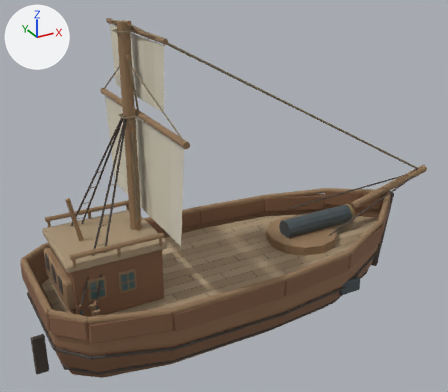
One commit to the glTF model public/art/world3d/ships/warship.glb: the scene before it, then after it.
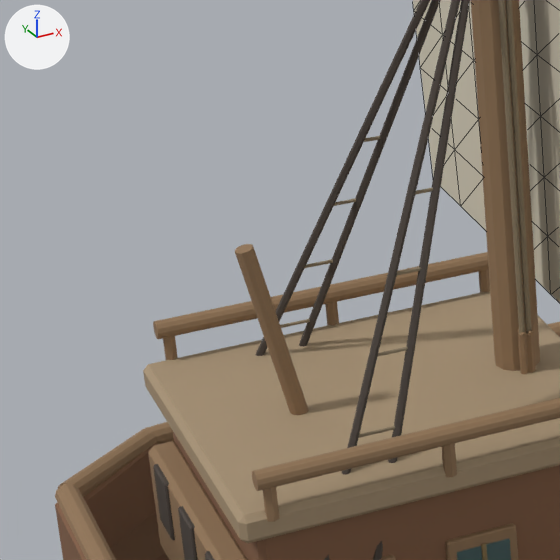
Old and new are each drawn whole from a camera (50 mm lens) standing at (-118.8, -204.6, 160.2) and looking at (-4.6, 3.0, 56.3) and again close up on the part from 1% to 33% of the width and 35% to 71% of the height. Arrows for +X, +Y and +Z are at upper left; the lights stay in place. The last two pictures show the newer version. The close-ups show mesh edges as thin lines.

Names of what the first close-up shows: 'Hull', 'Sail_mast0_main'.
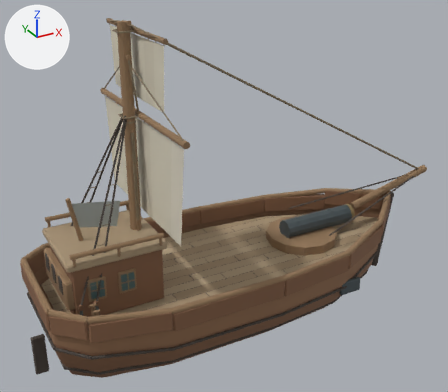
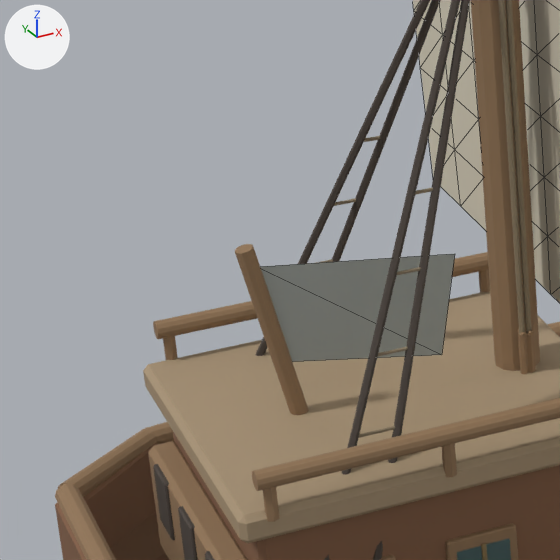
Edits to the bpy script that builds the scene:
```text
Add mat_teamcolor:
    mat_teamcolor = principled_material('TeamColor')
    mat_teamcolor.base_color = (0.36, 0.39, 0.37)  # grey #a2a8a4
    mat_teamcolor.roughness = 0.85
Add me_ownerflag_001:
    me_ownerflag_001.from_pydata([(-69.0, 0.0, 68.0), (-51.0, -1.5, 66.0), (-53.0, -1.5, 56.0), (-67.0, 0.0, 58.0)], [], [(0, 3, 2), (0, 2, 1)])
    me_ownerflag_001.materials.append(mat_teamcolor)  # grey #a2a8a4
Add ob_ownerflag:
    ob_ownerflag = bpy.data.objects.new('OwnerFlag', me_ownerflag_001)
    ob_ownerflag.location = (0.0, 0.0, 0.0)
```

Pixel boxes (x1, y1, x2, y2) of what changed, in the close-ups (560 x 560 px):
'OwnerFlag', added
    after: (260, 254, 455, 362)
